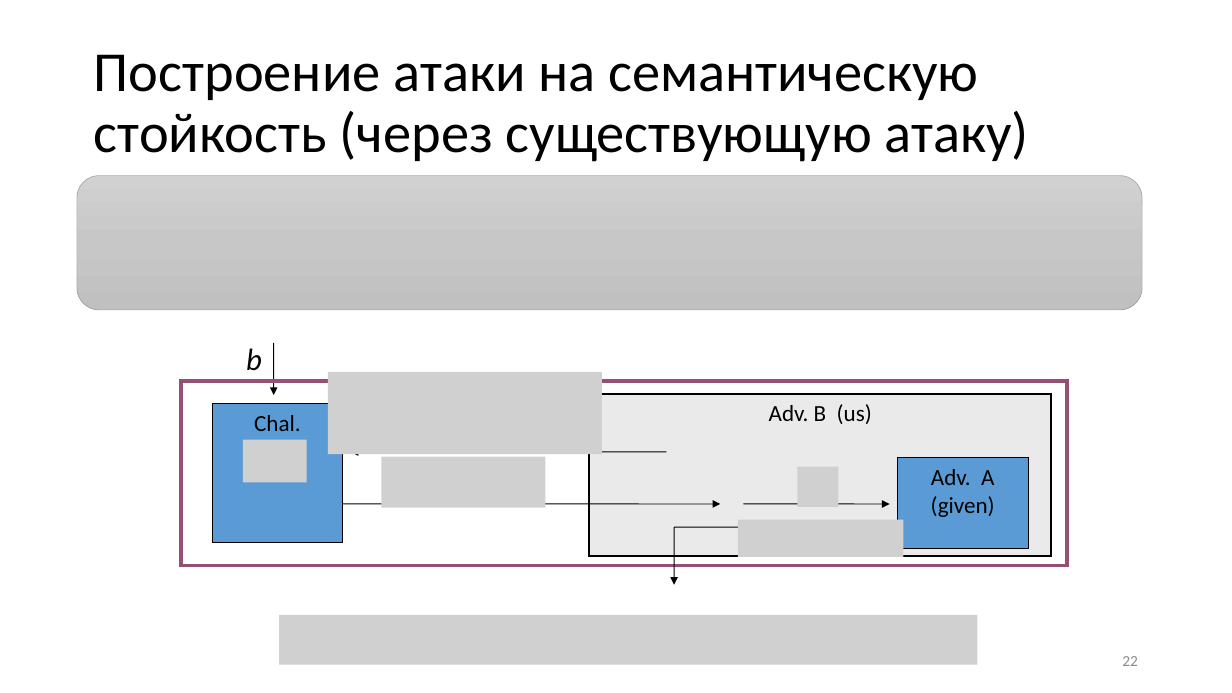
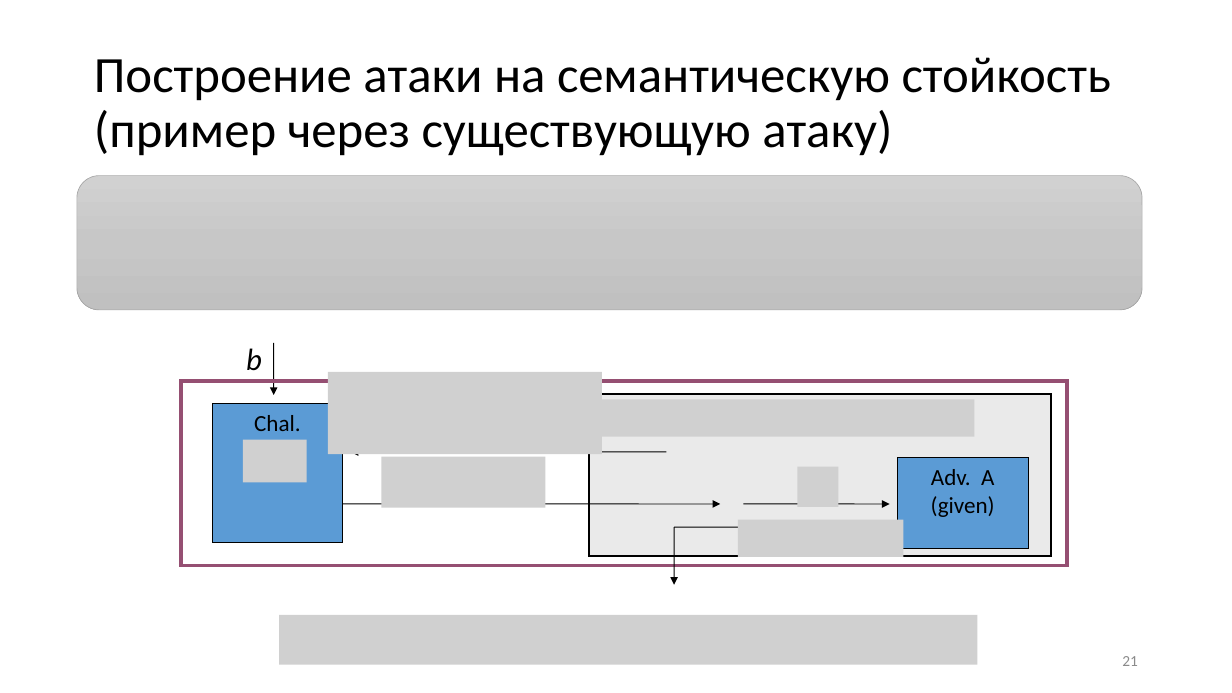
Before and after one commit to CryptoCourse/CryptoLectures, a slide deck: slide 21 of Lectures/Lecture1-b.pptx (slide 22 before the commit). Drawn at 1232x693 pixels with LibreOffice and Linux fonts; fonts in the diff are those of the drawing; grey boxes stand for pictures. Boxes give left, top, right and bottom in pixels: in the first picture for what was removed or moved away, otherwise in the second. Text is boxed around its words. In the diff, an @@ line names an element or a change of style, - is before the commit and + after.

```diff
--- a/Lectures/Lecture1-b.pptx
+++ b/Lectures/Lecture1-b.pptx
@@ title at (94, 57, 1111, 156): text changed; size 44 to 39.6 pt @@
-Построение атаки на семантическую стойкость (через существующую атаку)
+Построение атаки на семантическую стойкость (пример через существующую атаку)
@@ picture added at (359, 399, 975, 436) @@
@@ text in rectangle at (769, 404, 872, 424): text removed @@
-Adv. B (us)
@@ page number at (1122, 656, 1138, 666): text changed @@
-22
+21
```
Also in this commit, not shown: 10 other slides changed, 1 other file.
